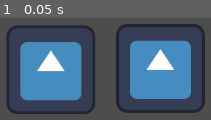
Above: before the commit, frame 1.
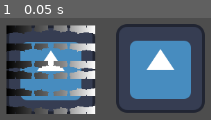
Above: after the commit, the same moment.

Repository: cashew-olddew/godot-shader-previewer
Game: Godot game, scene res://test.tscn
The game is run twice, just before and just after one commit, with the same random seed, the same clock (stepped at 60 frames per second) and the same inputs. The engine's default icon, where the game draws it, is replaced by a stand-in: a white triangle on a blue panel in a dark square.
Inputs:
- Up to frame 1 (0.05 s): no input

The runs differ from the first frame. In frame 1, 15% of the frame differs, in the area x 2-46%, y 6-95%.

Commit message:
Add loose material matching

Diff:
--- a/test.tscn
+++ b/test.tscn
@@ -1,15 +1,48 @@
 [gd_scene format=3 uid="uid://lw1wu203q4w0"]
 
-[ext_resource type="Shader" uid="uid://c15c1qf1jj2ut" path="res://addons/gdshader-partial-preview/2.gdshader" id="1_6uqi0"]
-[ext_resource type="Shader" uid="uid://blnv2t85rgfap" path="res://addons/gdshader-partial-preview/1.gdshader" id="1_8uh7m"]
+[ext_resource type="Shader" uid="uid://bn8gjuu4d8ryb" path="res://test.gdshader" id="1_8uh7m"]
 [ext_resource type="Texture2D" uid="uid://mobagl4twsb3" path="res://icon.svg" id="2_6uqi0"]
+[ext_resource type="Shader" uid="uid://blnv2t85rgfap" path="res://addons/gdshader-partial-preview/1.gdshader" id="3_6uqi0"]
+
+[sub_resource type="Gradient" id="Gradient_ppyta"]
+offsets = PackedFloat32Array(0, 0.273743, 0.6312849, 1)
+colors = PackedColorArray(0, 0, 0, 1, 0.23448856, 0.23448856, 0.23448856, 1, 0.51955307, 0.51955307, 0.51955307, 1, 1, 1, 1, 1)
+
+[sub_resource type="GradientTexture1D" id="GradientTexture1D_ykrsh"]
+gradient = SubResource("Gradient_ppyta")
 
 [sub_resource type="ShaderMaterial" id="ShaderMaterial_ppyta"]
-shader = ExtResource("1_6uqi0")
+shader = ExtResource("1_8uh7m")
+shader_parameter/use_sprite_alpha = true
+shader_parameter/use_transition_texture = true
+shader_parameter/transition_texture = SubResource("GradientTexture1D_ykrsh")
+shader_parameter/transition_type = 0
+shader_parameter/position = Vector2(0, 0)
+shader_parameter/invert = false
+shader_parameter/grid_size = Vector2(5, 5)
+shader_parameter/rotation_angle = 10.0
+shader_parameter/global_x_mirror = true
+shader_parameter/global_y_mirror = true
+shader_parameter/local_x_mirror = true
+shader_parameter/local_y_mirror = false
+shader_parameter/stagger = Vector2(0, 0)
+shader_parameter/cumulative_stagger_flip = false
+shader_parameter/cumulative_stagger = Vector2(0, 0)
+shader_parameter/stagger_frequency = Vector2i(2, 2)
+shader_parameter/flip_frequency = Vector2i(1, 1)
+shader_parameter/basic_feather = 0.0
+shader_parameter/use_mask_size = false
+shader_parameter/mask_size = Vector2(100, 100)
+shader_parameter/edges = 3
+shader_parameter/shape_feather = 3.8050001807375002
+shader_parameter/sectors = 1
+shader_parameter/clock_feather = 0.0
+shader_parameter/progress = 0.925
+shader_parameter/progress_bias = Vector2(1.445, 0)
 
 [sub_resource type="ShaderMaterial" id="ShaderMaterial_6uqi0"]
-shader = ExtResource("1_8uh7m")
-shader_parameter/i = 0.80000001192096
+shader = ExtResource("3_6uqi0")
+shader_parameter/i = 0.40000000596048
 
 [node name="Test" type="Node2D" unique_id=357539299]
 
Not shown, changed: addons/gdshader-partial-preview/partial_preview_dock.gd
